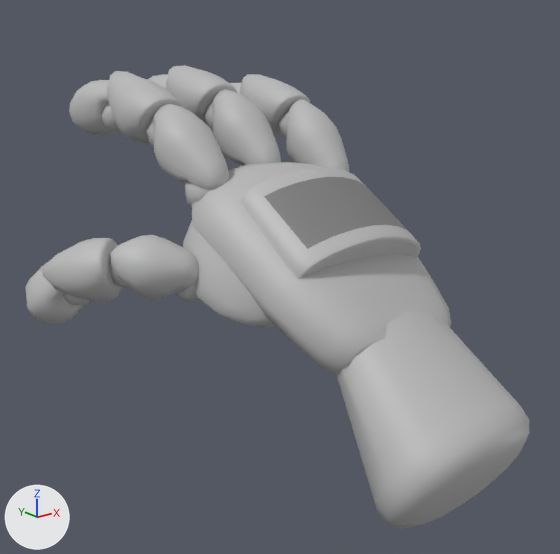
The FBX model Assets/Meshes/Character/Character_Handy.fbx: old version first, new version second.
Before and after are seen from a 50 mm lens placed at (-0.586, -0.389, 0.529), pointed at (-0.038, 0.295, 0.255). The lights are fixed; the arrows at lower left show +X, +Y and +Z. Where no turn or scale is listed for an object, it has been applied to the vertices.

Names of what the first picture shows: 'IndexFinger_01', 'IndexFinger_02', 'MiddleFinger_01', 'MiddleFinger_02', 'Palm', 'PointerFinger_01', 'PointerFinger_02', 'PointerFinger_03', 'Thumb_01', 'Thumb_02', 'Thumb_03', 'Wrist1'.
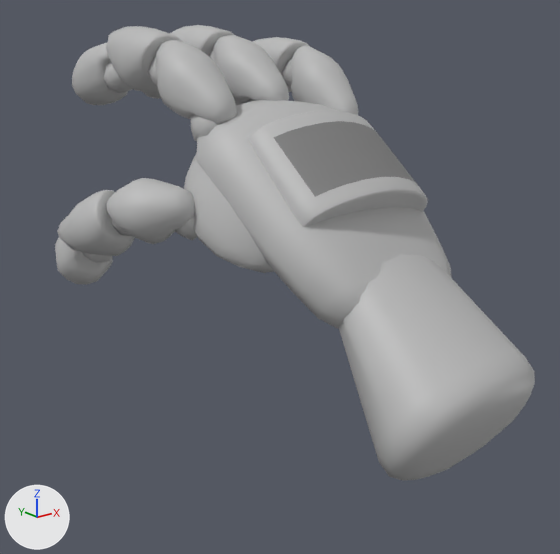
Location of each change, [x1, y1, x2, y2] in pixels of the pictures (560 x 554 px):
'Palm', moved, turned
    before: [183, 162, 451, 375]
    after: [184, 100, 452, 329]
'Wrist1', moved
    before: [336, 312, 530, 529]
    after: [339, 254, 535, 481]
'PointerFinger_01', moved, turned
    before: [153, 104, 229, 206]
    after: [156, 40, 237, 141]
'Thumb_01', moved, turned
    before: [110, 235, 199, 302]
    after: [107, 178, 197, 244]
'MiddleFinger_01', moved, turned
    before: [212, 89, 281, 167]
    after: [213, 35, 289, 104]
'Thumb_02', moved, turned
    before: [41, 238, 132, 304]
    after: [57, 190, 135, 256]
'IndexFinger_01', moved, turned
    before: [286, 99, 349, 172]
    after: [291, 45, 358, 115]
'PointerFinger_02', moved, turned
    before: [106, 71, 183, 148]
    after: [106, 26, 183, 92]
'PointerFinger_03', moved, turned
    before: [69, 80, 121, 135]
    after: [72, 43, 132, 105]
'Thumb_03', moved, turned
    before: [25, 268, 89, 324]
    after: [55, 237, 113, 285]
'IndexFinger_02', moved, turned
    before: [240, 74, 310, 139]
    after: [253, 37, 309, 92]
'MiddleFinger_02', moved, turned
    before: [166, 65, 237, 130]
    after: [170, 25, 234, 62]

Edits to the bpy script that builds the scene:
```text
Change ob_pointerfinger_02:
    ob_pointerfinger_02.location: (-0.105, 0.495, 0.434) -> (-0.105, 0.483, 0.494)
    ob_pointerfinger_02.rotation_euler: (0.994, 0.000744, -0.109) -> (0.809, -0.0289, -0.108)  # degrees (57, 0, -6.2) -> degrees (46, -1.7, -6.2)
Change ob_pointerfinger_03:
    ob_pointerfinger_03.location: (-0.11, 0.575, 0.437) -> (-0.11, 0.563, 0.481)
    ob_pointerfinger_03.rotation_euler: (1.318, 0.0634, -0.0999) -> (1.133, 0.0343, -0.11)  # degrees (76, 3.6, -5.7) -> degrees (65, 2, -6.3)
Change ob_indexfinger_02:
    ob_indexfinger_02.location: (0.107, 0.5, 0.43) -> (0.108, 0.495, 0.485)
    ob_indexfinger_02.rotation_euler: (1.153, -0.165, -0.0583) -> (0.937, -0.155, -0.0195)  # degrees (66, -9.5, -3.3) -> degrees (54, -8.9, -1.1)
Change ob_indexfinger_01:
    ob_indexfinger_01.location: (0.099, 0.368, 0.341) -> (0.1, 0.354, 0.418)
    ob_indexfinger_01.rotation_euler: (1.436, -0.145, -0.104) -> (1.326, -0.138, -0.0864)  # degrees (82, -8.3, -6) -> degrees (76, -7.9, -5)
Change ob_wrist1:
    ob_wrist1.location: (0.003, 0.031, 0.094) -> (0.003, 0.031, 0.15)
Change ob_thumb_01:
    ob_thumb_01.location: (-0.174, 0.343, 0.28) -> (-0.172, 0.347, 0.345)
    ob_thumb_01.rotation_euler: (1.562, -0.00863, -0.00764) -> (1.471, -0.238, -0.222)  # degrees (89, -0.5, -0.4) -> degrees (84, -14, -13)
Change ob_pointerfinger_01:
    ob_pointerfinger_01.location: (-0.1, 0.355, 0.357) -> (-0.099, 0.338, 0.433)
    ob_pointerfinger_01.rotation_euler: (1.405, 0.0576, -0.0932) -> (1.353, 0.0477, -0.0962)  # degrees (81, 3.3, -5.3) -> degrees (78, 2.7, -5.5)
Change ob_middlefinger_02:
    ob_middlefinger_02.location: (-0.002, 0.521, 0.44) -> (-0.001, 0.514, 0.496)
    ob_middlefinger_02.rotation_euler: (0.837, 0.00212, -0.076) -> (0.679, -0.0126, -0.075)  # degrees (48, 0.1, -4.4) -> degrees (39, -0.7, -4.3)
Change ob_thumb_02:
    ob_thumb_02.location: (-0.226, 0.412, 0.268) -> (-0.203, 0.422, 0.315)
    ob_thumb_02.rotation_euler: (-0.0614, 0.415, 2.035) -> (-0.26, 0.593, 1.712)  # degrees (-3.5, 24, 117) -> degrees (-15, 34, 98)
Change ob_middlefinger_01:
    ob_middlefinger_01.location: (-0.001, 0.385, 0.363) -> (0.0, 0.367, 0.443)
    ob_middlefinger_01.rotation_euler: (1.538, 0.048, -0.0573) -> (1.365, 0.0348, -0.0643)  # degrees (88, 2.8, -3.3) -> degrees (78, 2, -3.7)
Change ob_palm:
    ob_palm.location: (-0.019, 0.138, 0.198) -> (-0.019, 0.143, 0.247)
    ob_palm.rotation_euler: (1.571, 0.0, 0.0) -> (1.699, 0.0029, 0.000185)  # degrees (90, 0, 0) -> degrees (97, 0.2, 0)
Change ob_thumb_03:
    ob_thumb_03.location: (-0.244, 0.458, 0.239) -> (-0.204, 0.467, 0.278)
    ob_thumb_03.rotation_euler: (1.294, -0.328, -0.235) -> (1.252, -0.574, -0.443)  # degrees (74, -19, -13) -> degrees (72, -33, -25)
```
